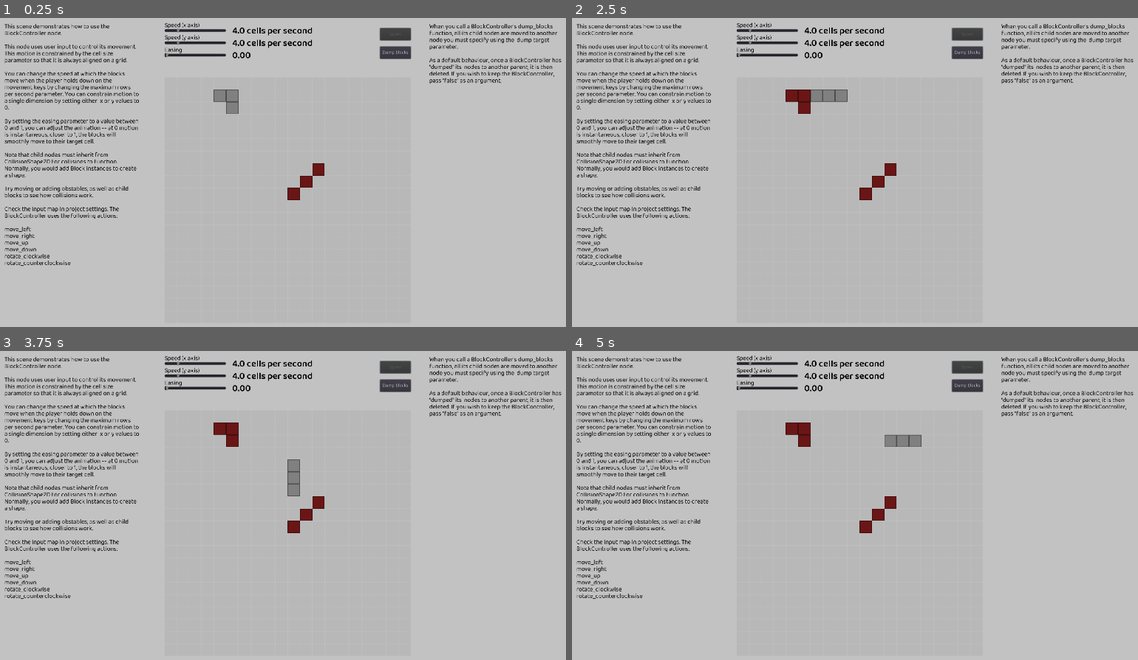
Above: before the commit, frames 1-4 (two rows, left to right).
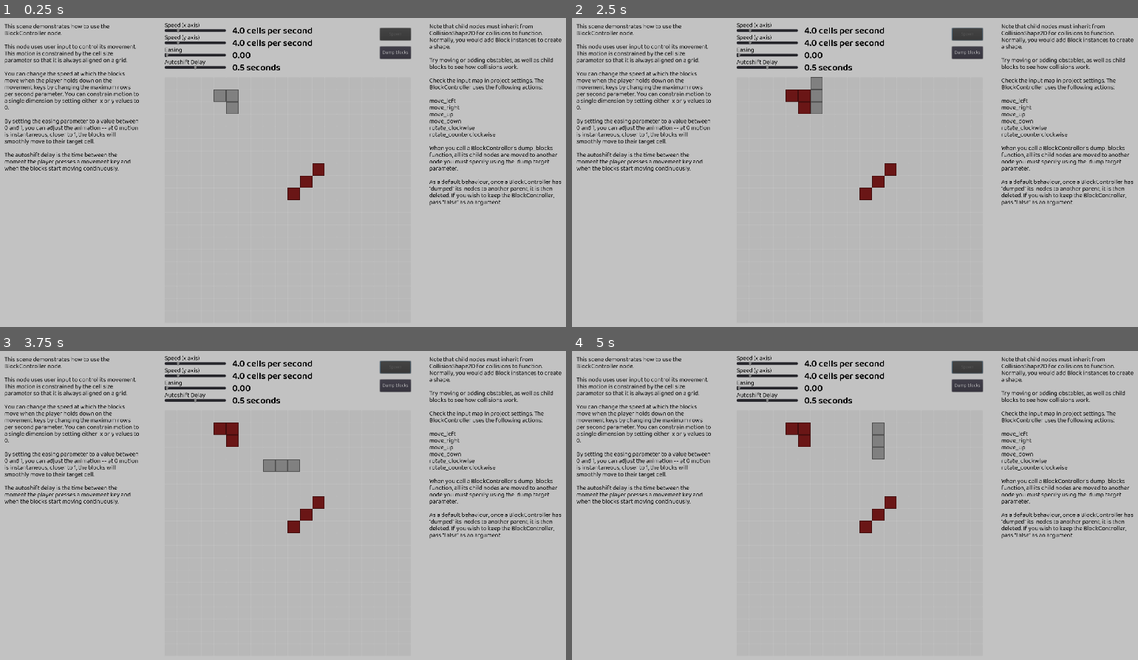
Above: after the commit, the same moments.

Repository: jmpelletier/GRP-Falling-Blocks
Game: Godot game, scene res://Scenes/Demos/BlockControlDemo.tscn
The game is run twice, just before and just after one commit, with the same random seed, the same clock (stepped at 60 frames per second) and the same inputs. The project has no main scene, so this scene is started directly.
Inputs:
- Up to frame 1 (0.25 s): no input
- Up to frame 2 (2.5 s): click "Dump blocks" at 0.5 s; click "Spawn" at 1.25 s; tap Enter at 2 s; hold Right (move_right) from 2.03 s (still down); hold X (rotate_clockwise) from 2.03 s (still down); tap Z (rotate_counterclockwise) at 2.3 s
- Up to frame 3 (3.75 s): release Right (move_right) at 2.78 s; release X (rotate_clockwise) at 2.78 s; hold Down (move_down) 2.78-3.53 s; tap Z (rotate_counterclockwise) at 2.85 s; tap X (rotate_clockwise) at 3.05 s; hold Right (move_right) from 3.53 s (still down); hold X (rotate_clockwise) from 3.53 s (still down)
- Up to frame 4 (5 s): tap Z (rotate_counterclockwise) at 3.8, 4.35 s; release Right (move_right) at 4.28 s; release X (rotate_clockwise) at 4.28 s; hold Up (move_up) from 4.28 s (still down); tap X (rotate_clockwise) at 4.55 s

The runs differ from the first frame. In frame 1, 4.2% of the frame differs, in the area x 0-100%, y 1-81%; in frame 2, 4.5%; in frame 3, 4.5%; in frame 4, 4.7%.

Commit message:
Implemented autoshift delay

Diff:
--- a/Scenes/Demos/BlockControlDemo.tscn
+++ b/Scenes/Demos/BlockControlDemo.tscn
@@ -137,6 +137,26 @@
 custom_colors/font_color = Color( 0, 0, 0, 1 )
 text = "Easing"
 
+[node name="AutoshiftSlider" parent="UI" instance=ExtResource( 5 )]
+margin_top = 120.0
+margin_bottom = 136.0
+focus_mode = 0
+max_value = 1.0
+step = 0.01
+value = 0.5
+
+[node name="Label" parent="UI/AutoshiftSlider" index="0"]
+custom_fonts/font = SubResource( 2 )
+custom_format_string = "%.1f seconds"
+
+[node name="Description" type="Label" parent="UI/AutoshiftSlider"]
+margin_top = -24.2017
+margin_right = 52.0
+margin_bottom = -5.20174
+custom_fonts/font = ExtResource( 6 )
+custom_colors/font_color = Color( 0, 0, 0, 1 )
+text = "Autoshift Delay"
+
 [node name="DumpBlocksButton" type="Button" parent="UI"]
 margin_left = 700.0
 margin_top = 60.0
@@ -167,7 +187,21 @@
 
 By setting the easing parameter to a value between 0 and 1, you can adjust the animation -- at 0 motion is instantaneous, closer to 1, the blocks will smoothly move to their target cell.
 
-Note that child nodes must inherit from CollisionShape2D for collisions to function. Normally, you would add Block instances to create a shape.
+The autoshift delay is the time between the moment the player presses a movement key and when the blocks start moving continuously.
+"
+autowrap = true
+__meta__ = {
+"_edit_use_anchors_": false
+}
+
+[node name="Description2" type="Label" parent="."]
+margin_left = 1440.0
+margin_top = 20.0
+margin_right = 1880.0
+margin_bottom = 809.0
+custom_fonts/font = ExtResource( 6 )
+custom_colors/font_color = Color( 0, 0, 0, 1 )
+text = "Note that child nodes must inherit from CollisionShape2D for collisions to function. Normally, you would add Block instances to create a shape.
 
 Try moving or adding obstables, as well as child blocks to see how collisions work.
 
@@ -178,20 +212,9 @@
 move_up
 move_down
 rotate_clockwise
-rotate_counterclockwise"
-autowrap = true
-__meta__ = {
-"_edit_use_anchors_": false
-}
-
-[node name="Description2" type="Label" parent="."]
-margin_left = 1440.0
-margin_top = 20.0
-margin_right = 1880.0
-margin_bottom = 809.0
-custom_fonts/font = ExtResource( 6 )
-custom_colors/font_color = Color( 0, 0, 0, 1 )
-text = "When you call a BlockController's dump_blocks function, all its child nodes are moved to another node you must specify using the  dump target parameter.
+rotate_counterclockwise
+
+When you call a BlockController's dump_blocks function, all its child nodes are moved to another node you must specify using the  dump target parameter.
 
 As a default behaviour, once a BlockController has \"dumped\" its  nodes to another parent, it is then deleted. If you wish to keep the BlockController, pass \"false\" as an argument."
 autowrap = true
@@ -202,6 +225,7 @@
 [connection signal="value_changed" from="UI/HorizontalSpeedSlider" to="." method="_on_HorizontalSpeedSlider_value_changed"]
 [connection signal="value_changed" from="UI/VerticalSpeedSlider" to="." method="_on_VerticalSpeedSlider_value_changed"]
 [connection signal="value_changed" from="UI/EasingSlider" to="." method="_on_EasingSlider_value_changed"]
+[connection signal="value_changed" from="UI/AutoshiftSlider" to="." method="_on_AutoshiftSlider_value_changed"]
 [connection signal="pressed" from="UI/DumpBlocksButton" to="." method="_on_DumpBlocksButton_pressed"]
 [connection signal="pressed" from="UI/SpawnButton" to="." method="_on_SpawnButton_pressed"]
 
@@ -209,3 +233,4 @@
 [editable path="UI/HorizontalSpeedSlider"]
 [editable path="UI/VerticalSpeedSlider"]
 [editable path="UI/EasingSlider"]
+[editable path="UI/AutoshiftSlider"]
--- a/Scenes/Demos/Scripts/BlockControlDemo.gd
+++ b/Scenes/Demos/Scripts/BlockControlDemo.gd
@@ -16,6 +16,7 @@
 	$UI/HorizontalSpeedSlider.value = cells_per_second.x
 	$UI/VerticalSpeedSlider.value = cells_per_second.y
 	$UI/EasingSlider.value = $BlockController.easing
+	$UI/AutoshiftSlider.value = $BlockController.autoshift_delay
 
 	spawn_point = $BlockController.position
 	rng.randomize()
@@ -54,3 +55,7 @@
 		new_object.easing = $UI/EasingSlider.value
 		new_object.maximum_cells_per_second = Vector2($UI/HorizontalSpeedSlider.value, $UI/VerticalSpeedSlider.value)
 		new_object.dump_target = $Grid/Obstacles
+
+
+func _on_AutoshiftSlider_value_changed(value):
+	$BlockController.autoshift_delay = value
--- a/Scripts/BlockController.gd
+++ b/Scripts/BlockController.gd
@@ -14,14 +14,18 @@
 # The maximum speed in cells per second for the x and y axes
 export var maximum_cells_per_second = Vector2(4, 4)
 
+# When the player keeps a movement key press, wait for this amount of seconds
+# before moving to the next cell
+export var autoshift_delay = 0.5
+
 # Gradually ease into target cell when > 0
 export(float, 0.0, 0.99) var easing = 0.0
 
 export(NodePath) var dump_target
 
-var motion = Vector2.ZERO
 var target_position:Vector2
-var rotation_rad = 0
+var autoshift_motion = Vector2.ZERO
+var autoshift_wait_time = 0
 
 # Move by the specified number of cells
 func move(x_cells:int, y_cells:int):
@@ -119,48 +123,42 @@
 		for child in get_children():
 			_rotate_node(child, -theta)
 
-func _input(event):
+func _update(delta):
+	# Translation
 	var motion_input = Vector2.ZERO
-	if event.is_action_pressed("move_left"):
+	if Input.is_action_pressed("move_left") and maximum_cells_per_second.x > 0:
 		motion_input.x += -1
-	if event.is_action_pressed("move_right"):
+	if Input.is_action_pressed("move_right") and maximum_cells_per_second.x > 0:
 		motion_input.x += 1
-	if event.is_action_pressed("move_up"):
+	if Input.is_action_pressed("move_up") and maximum_cells_per_second.y > 0:
 		motion_input.y += -1
-	if event.is_action_pressed("move_down"):
+	if Input.is_action_pressed("move_down") and maximum_cells_per_second.y > 0:
 		motion_input.y += 1
 
-	if motion_input.x != 0 and maximum_cells_per_second.x > 0:
-		motion.x = motion_input.x
-	if motion_input.y != 0 and maximum_cells_per_second.y > 0:
-		motion.y = motion_input.y
+	if (Input.is_action_just_pressed("move_left")
+	or Input.is_action_just_pressed("move_right")
+	or Input.is_action_just_pressed("move_up")
+	or Input.is_action_just_pressed("move_down")) :
+		autoshift_wait_time = 0
+		autoshift_motion = motion_input
+		move(motion_input.x, motion_input.y)
+	elif motion_input.x != 0 or motion_input.y != 0:
+		autoshift_wait_time += delta
+		if autoshift_wait_time >= autoshift_delay:
+			autoshift_motion += motion_input * maximum_cells_per_second * delta
+			var quantized_motion = Vector2(int(autoshift_motion.x), int(autoshift_motion.y))
+			autoshift_motion -= quantized_motion
 
-	if event.is_action_pressed("rotate_clockwise"):
-		rotation_rad =  PI * 0.5
-	elif event.is_action_pressed("rotate_counterclockwise"):
-		rotation_rad = PI * -0.5
-	else:
-		rotation_rad = 0
-
-func _update(delta):
-	var motion_input = Vector2.ZERO
-	if Input.is_action_pressed("move_left"):
-		motion_input.x += -1
-	if Input.is_action_pressed("move_right"):
-		motion_input.x += 1
-	if Input.is_action_pressed("move_up"):
-		motion_input.y += -1
-	if Input.is_action_pressed("move_down"):
-		motion_input.y += 1
-
-	motion += motion_input * maximum_cells_per_second * delta
-
-	var quantized_motion = Vector2(int(motion.x), int(motion.y))
-	motion -= quantized_motion
-
-	move(quantized_motion.x, quantized_motion.y)
+			move(quantized_motion.x, quantized_motion.y)
 
 	position = lerp(target_position, position, easing)
+
+	# Rotation
+	var rotation_rad = 0
+	if Input.is_action_just_pressed("rotate_clockwise"):
+		rotation_rad =  PI * 0.5
+	elif Input.is_action_just_pressed("rotate_counterclockwise"):
+		rotation_rad = PI * -0.5
 
 	if rotation_rad != 0:
 		_rotate_blocks(rotation_rad)
